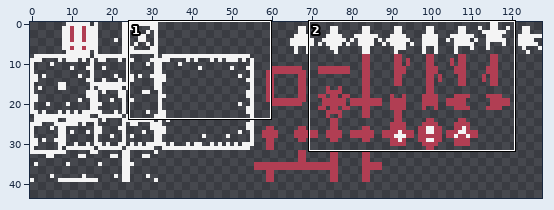
Edited in one commit: sprite sheet (assets/tiles.png). Above, an overview of the earlier version with the close-up marked.
Close-up. Before:
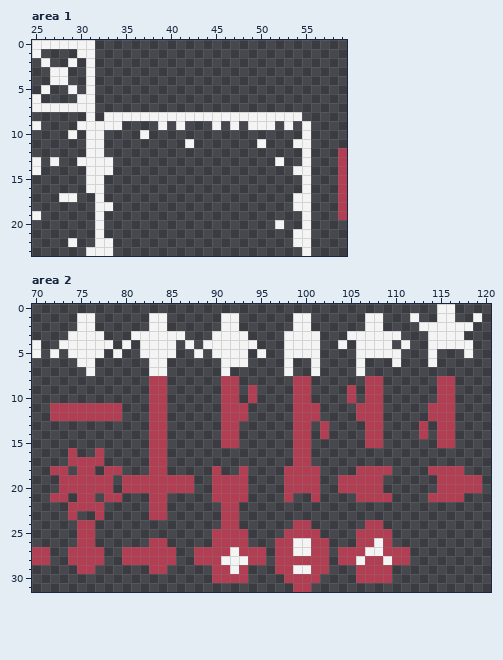
The file is 128x64 pixels. Shown: area 1: x 25..59, y 0..23; area 2: x 70..120, y 0..31. The wide view leaves out empty margins.
Once edited:
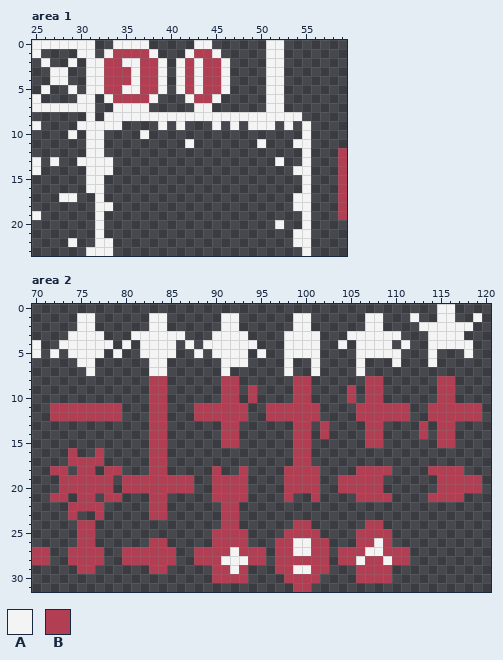
Palette (. is transparent): A #f4f4f4  B #b13e53
Difference:
Changed rows in their new state; - is an unchanged pixel.
Area 1:
first column x 32:
 0 --AAAA-----AA------AA
 1 -ABBBBA---ABBA-----AA
 2 ABBAABBA-ABABBA----AA
 3 ABBBABBA-ABABBA----AA
 4 ABBBABBA-ABABBA----AA
 5 ABBAABBA-ABABBA----AA
 6 -ABBBBA---ABBA-----AA
 7 --AAAA-----AA------AA
Area 2:
first column x 88:
11 BBB-----BBB----------BBB-----BBB
12 BBB-----BBB----------BBB-----BBB
